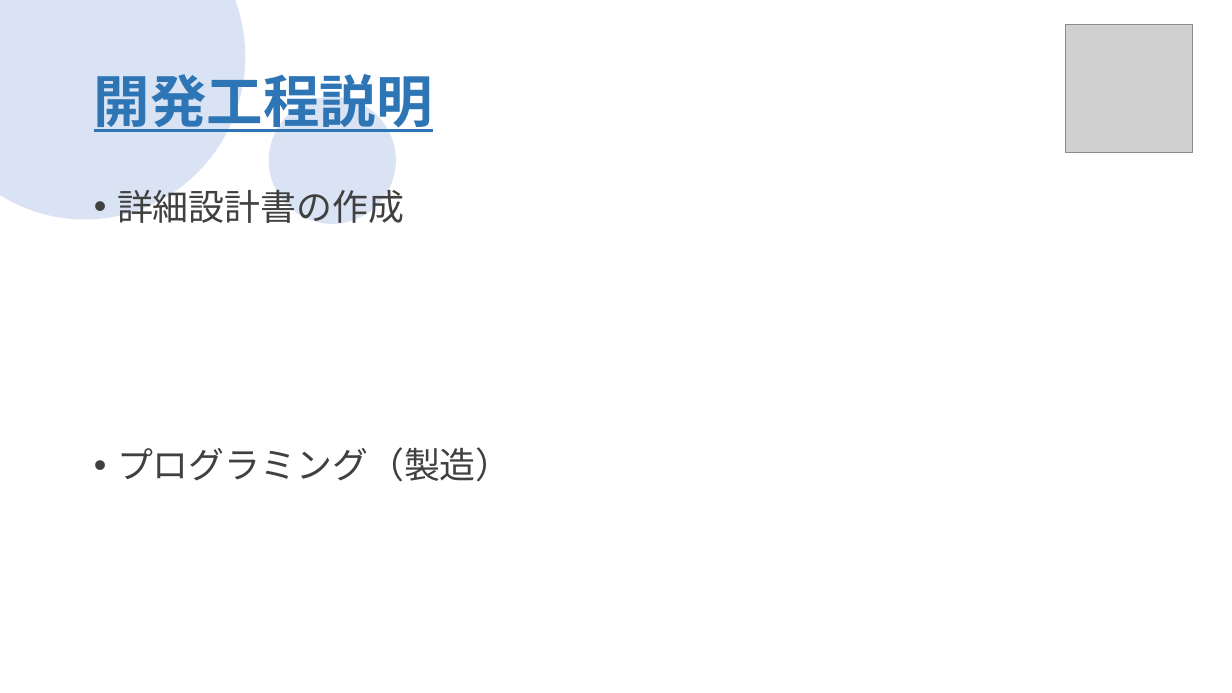
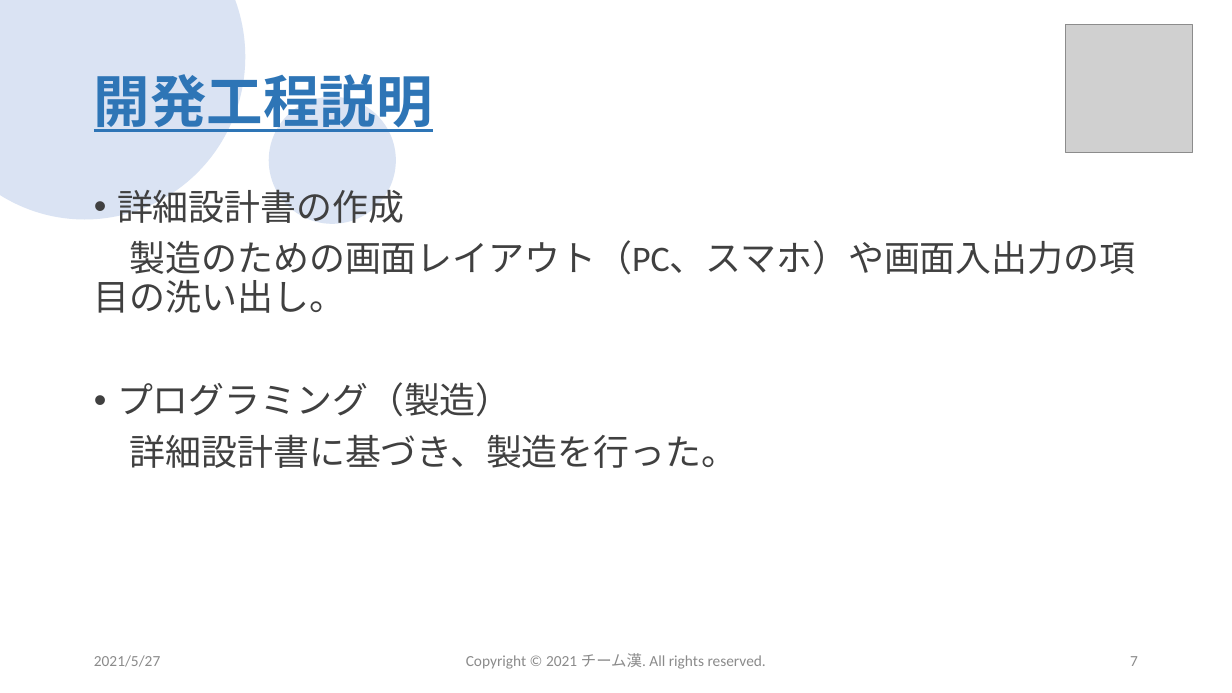
Before and after one commit to sss-sr2021/GUYS, a slide deck: slide 7 of 提出物/チーム漢_成果発表会プレゼン資料.pptx (slide 6 before the commit). Drawn at 1232x693 pixels with LibreOffice and Linux fonts; fonts in the diff are those of the drawing; grey boxes stand for pictures; background and template pictures are left out. Boxes give left, top, right and bottom in pixels: in the first picture for what was removed or moved away, otherwise in the second. Text is boxed around its words. In the diff, an @@ line names an element or a change of style, - is before the commit and + after.

```diff
--- a/提出物/チーム漢_成果発表会プレゼン資料.pptx
+++ b/提出物/チーム漢_成果発表会プレゼン資料.pptx
@@ text at bbox=[94, 240, 1135, 313]: paragraph added @@
+製造のための画面レイアウト（PC、スマホ）や画面入出力の項目の洗い出し。
@@ text at bbox=[130, 434, 738, 468]: paragraph added @@
+詳細設計書に基づき、製造を行った。
@@ text added at bbox=[94, 655, 160, 667], 12 pt, text #8C8C8C @@
+2021/5/27
@@ text added at bbox=[466, 653, 766, 669], 12 pt, text #8C8C8C @@
+Copyright © 2021 チーム漢. All rights reserved.
@@ page number added at bbox=[1130, 656, 1138, 666], 12 pt, text #8C8C8C @@
+7
```
Also in this commit, not shown: 11 other slides changed, 2 slides added, 2 other files.
